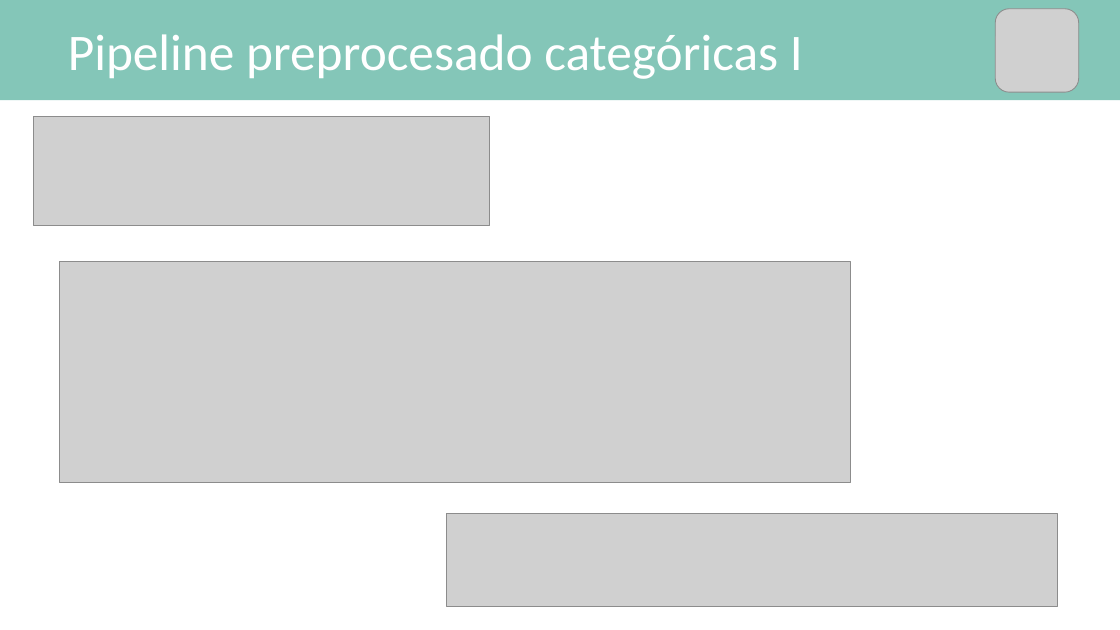
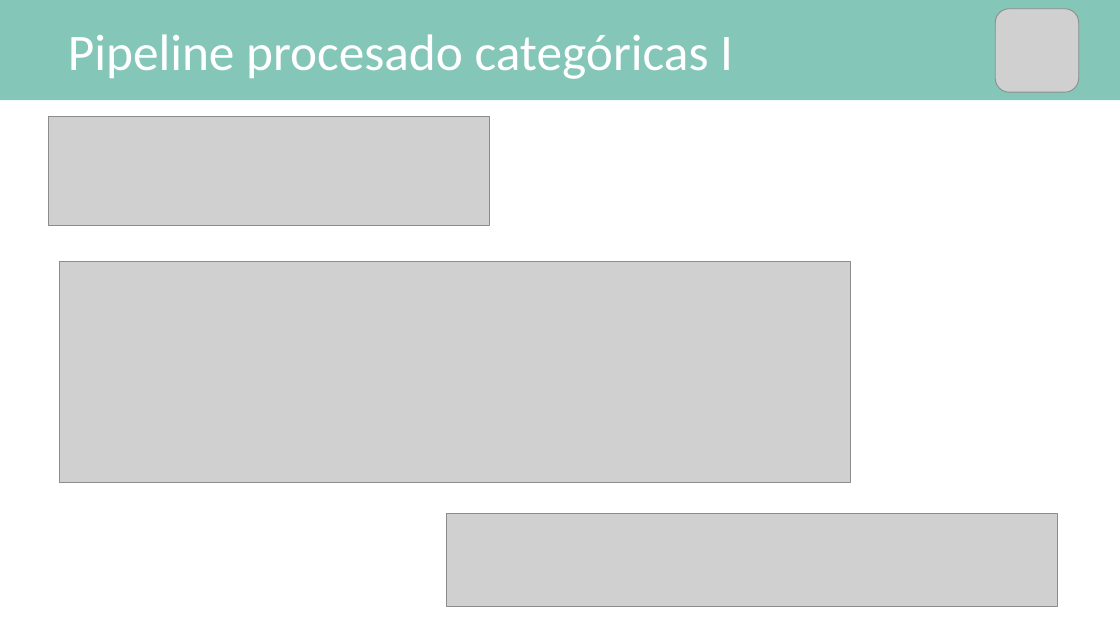
Before and after one commit to mPuchadesdo/Team-Challenge---Team-MPG, a slide deck: slide 6 of Team_MPG.pptx. Drawn at 1120x630 pixels with LibreOffice and Linux fonts; fonts in the diff are those of the drawing; grey boxes stand for pictures. Boxes give left, top, right and bottom in pixels: in the first picture for what was removed or moved away, otherwise in the second. Text is boxed around its words. In the diff, an @@ line names an element or a change of style, - is before the commit and + after.

```diff
--- a/Team_MPG.pptx
+++ b/Team_MPG.pptx
@@ text at (68, 34, 733, 79): text changed @@
-Pipeline preprocesado categóricas I
+Pipeline procesado categóricas I
@@ picture: place and size @@
-picture at (33, 117, 490, 226)
+picture at (49, 117, 490, 226)
```
Also in this commit, not shown: 5 other slides changed, 2 slides added.
